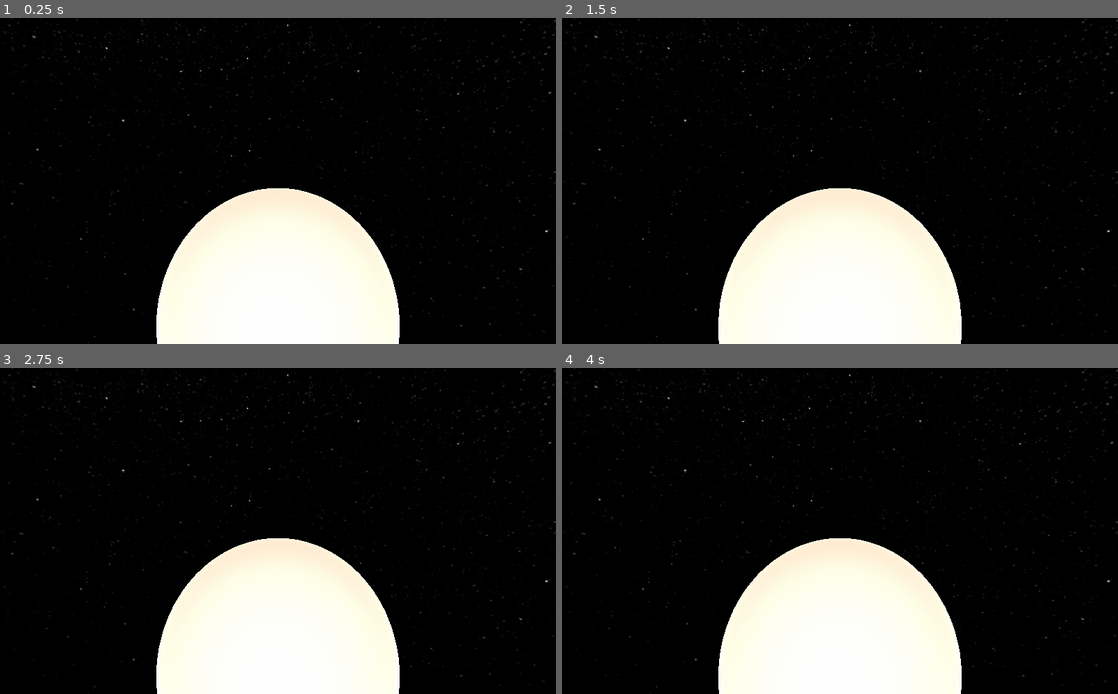
Above: before the commit, frames 1-4 (two rows, left to right).
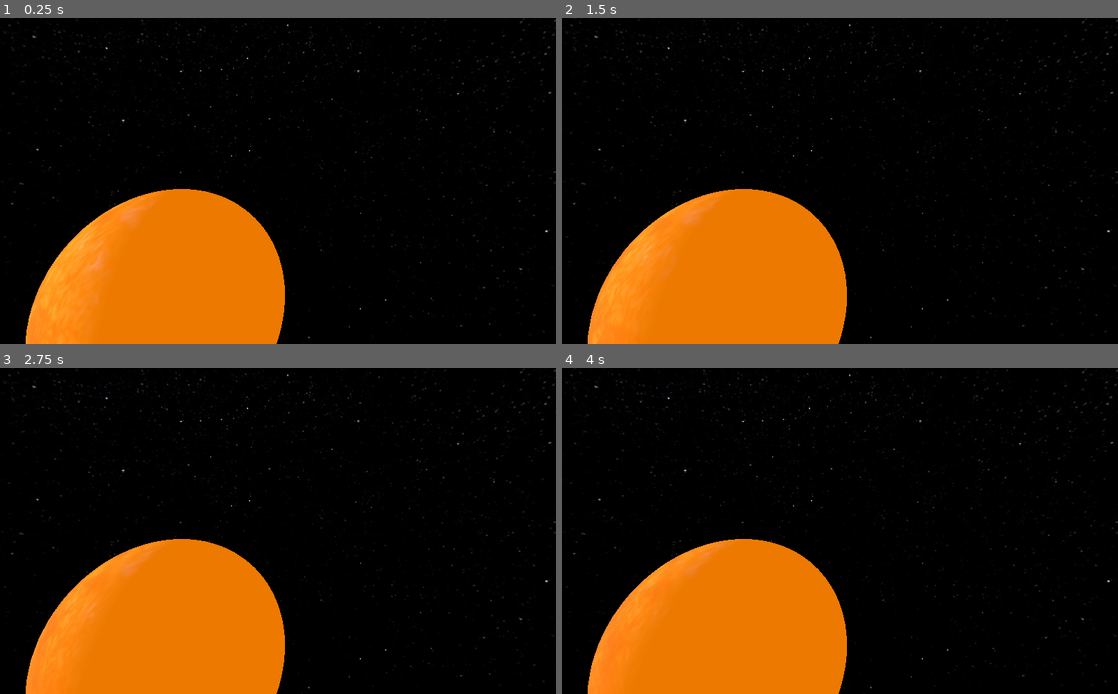
Above: after the commit, the same moments.

Repository: omerkisa1/solarSystem
Game: Godot game, scene res://main.tscn
Same seed, same stepped clock (60 frames per second), same inputs: the game is played once before the commit and once after it.
Inputs (mouse positions are in pixels of both pictures, inside the frame that each line leads up to):
- Up to frame 1 (0.25 s): no input
- Up to frame 2 (1.5 s): move the mouse to (962, 164) at 0.52 s; click (962, 164) at 0.67 s; move the mouse to (728, 197) at 1.27 s; click (728, 197) at 1.42 s
- Up to frame 3 (2.75 s): move the mouse to (333, 459) at 2.02 s; click (333, 459) at 2.17 s
- Up to frame 4 (4 s): tap Enter at 2.75 s; move the mouse to (812, 596) at 2.77 s; click (812, 596) at 2.92 s; move the mouse to (1006, 579) at 3.52 s; click (1006, 579) at 3.67 s

The runs differ from the first frame. In frame 1, 27% of the frame differs, in the area x 4-72%, y 52-100%; in frame 2, 27%; in frame 3, 27%; in frame 4, 27%.

Commit message:
surface updates and shaders

Diff:
--- /dev/null
+++ b/eclipse/DirectionalLight.gd
@@ -0,0 +1,8 @@
+extends DirectionalLight
+
+func _process(delta):
+	var earth = get_node("/root/Spatial/EarthOrbit/earth")  # Düğümü alın
+	if earth:  # Eğer düğüm geçerliyse
+		look_at(earth.global_transform.origin, Vector3.UP)
+	else:
+		print("Earth düğümü bulunamadı!")
--- a/eclipse/main.tscn
+++ b/eclipse/main.tscn
@@ -1,9 +1,12 @@
-[gd_scene load_steps=15 format=2]
+[gd_scene load_steps=19 format=2]
 
 [ext_resource path="res://MeshInstance.gd" type="Script" id=1]
 [ext_resource path="res://earth.gd" type="Script" id=2]
 [ext_resource path="res://Camera.gd" type="Script" id=3]
+[ext_resource path="res://2k_earth_daymap.jpg" type="Texture" id=4]
+[ext_resource path="res://2k_sun.jpg" type="Texture" id=5]
 [ext_resource path="res://moon.gd" type="Script" id=6]
+[ext_resource path="res://DirectionalLight.gd" type="Script" id=7]
 [ext_resource path="res://EarthOrbit.gd" type="Script" id=8]
 [ext_resource path="res://MoonOrbit.gd" type="Script" id=9]
 
@@ -16,6 +19,7 @@
 material = SubResource( 2 )
 
 [sub_resource type="SpatialMaterial" id=7]
+albedo_texture = ExtResource( 5 )
 emission_enabled = true
 emission = Color( 1, 0.513726, 0, 1 )
 emission_energy = 0.85
@@ -24,16 +28,43 @@
 
 [sub_resource type="SphereMesh" id=5]
 
-[sub_resource type="SpatialMaterial" id=6]
-emission_enabled = true
-emission = Color( 0, 0, 0, 1 )
-emission_energy = 0.32
-emission_operator = 0
-emission_on_uv2 = false
+[sub_resource type="SpatialMaterial" id=10]
+albedo_texture = ExtResource( 4 )
 
 [sub_resource type="SphereMesh" id=8]
 
-[sub_resource type="SpatialMaterial" id=9]
+[sub_resource type="Shader" id=11]
+code = "shader_type spatial;
+
+uniform vec3 sun_position;  // Güneş'in pozisyonu
+uniform vec3 earth_position;  // Dünya'nın pozisyonu
+uniform float earth_radius;  // Dünya'nın yarıçapı
+
+varying vec3 world_pos;  // Dünya pozisyonunu fragment shader'a iletmek için
+
+// Vertex shader
+void vertex() {
+    world_pos = (WORLD_MATRIX * vec4(VERTEX, 1.0)).xyz;  // Dünya uzayındaki pozisyon
+}
+
+// Fragment shader
+void fragment() {
+    vec3 light_dir = normalize(sun_position - world_pos);  // Güneş'ten gelen ışık yönü
+    vec3 earth_dir = normalize(earth_position - world_pos);  // Dünya'dan gelen yön
+
+    // Dünya'nın gölgesini hesapla
+    float shadow = step(0.0, dot(light_dir, earth_dir) - earth_radius);
+
+    // Işıklandırmayı uygula
+    ALBEDO = vec3(1.0) * shadow;  // Eğer gölgede değilse ışık uygula
+}
+"
+
+[sub_resource type="ShaderMaterial" id=12]
+shader = SubResource( 11 )
+shader_param/sun_position = null
+shader_param/earth_position = null
+shader_param/earth_radius = null
 
 [node name="Spatial" type="Spatial"]
 
@@ -43,20 +74,16 @@
 far = 5000.0
 script = ExtResource( 3 )
 
-[node name="DirectionalLight" type="DirectionalLight" parent="."]
-transform = Transform( 1, 0, 0, 0, 0.707107, 0.707107, 0, -0.707107, 0.707107, 0, 0, 0 )
-
 [node name="sun" type="MeshInstance" parent="."]
-transform = Transform( 15, 0, 0, 0, 15, 0, 0, 0, 15, 0, 0, 0 )
+transform = Transform( 15, 0, 0, 0, 15, 0, 0, 0, 15, -13.9928, -0.611645, -0.732413 )
 mesh = SubResource( 3 )
 material/0 = SubResource( 7 )
 script = ExtResource( 1 )
 
-[node name="OmniLight" type="OmniLight" parent="sun"]
-light_color = Color( 0.901961, 0.882353, 0.784314, 1 )
-light_energy = 2.761
+[node name="DirectionalLight" type="DirectionalLight" parent="sun"]
+transform = Transform( 0.0666667, 0, 0, 0, 0.0471405, -0.0471405, 0, 0.0471405, 0.0471405, 0, 0, 0 )
 shadow_enabled = true
-omni_range = 500.0
+script = ExtResource( 7 )
 
 [node name="EarthOrbit" type="Spatial" parent="."]
 script = ExtResource( 8 )
@@ -65,7 +92,7 @@
 transform = Transform( 5, 0, 0, 0, 5, 0, 0, 0, 5, 50, 0, 0 )
 mesh = SubResource( 5 )
 skeleton = NodePath("../../sun")
-material/0 = SubResource( 6 )
+material/0 = SubResource( 10 )
 script = ExtResource( 2 )
 
 [node name="MoonOrbit" type="Spatial" parent="EarthOrbit/earth"]
@@ -76,5 +103,5 @@
 transform = Transform( 0.3, 0, 0, 0, 0.3, 0, 0, 0, 0.3, 60, 0, 0 )
 mesh = SubResource( 8 )
 skeleton = NodePath("../../../../sun")
-material/0 = SubResource( 9 )
+material/0 = SubResource( 12 )
 script = ExtResource( 6 )
Binary file added: eclipse/2k_earth_daymap.jpg
Not shown, added: eclipse/2k_earth_daymap.jpg.import
Binary file added: eclipse/2k_moon.jpg
Not shown, added: eclipse/2k_moon.jpg.import
Binary file added: eclipse/2k_sun.jpg
Not shown, added: eclipse/2k_sun.jpg.import
Not shown, added: eclipse/2k_earth_normal_map.tif
